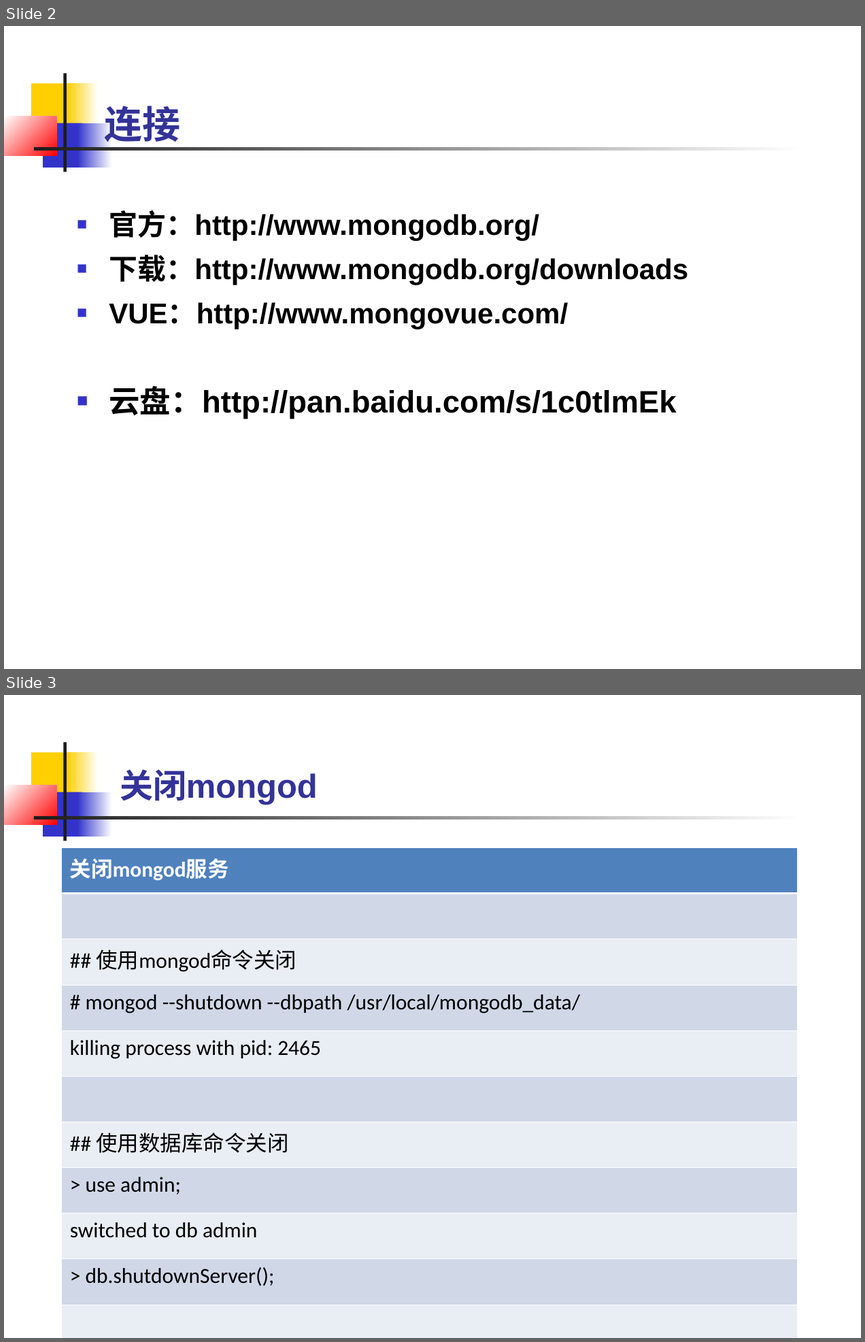
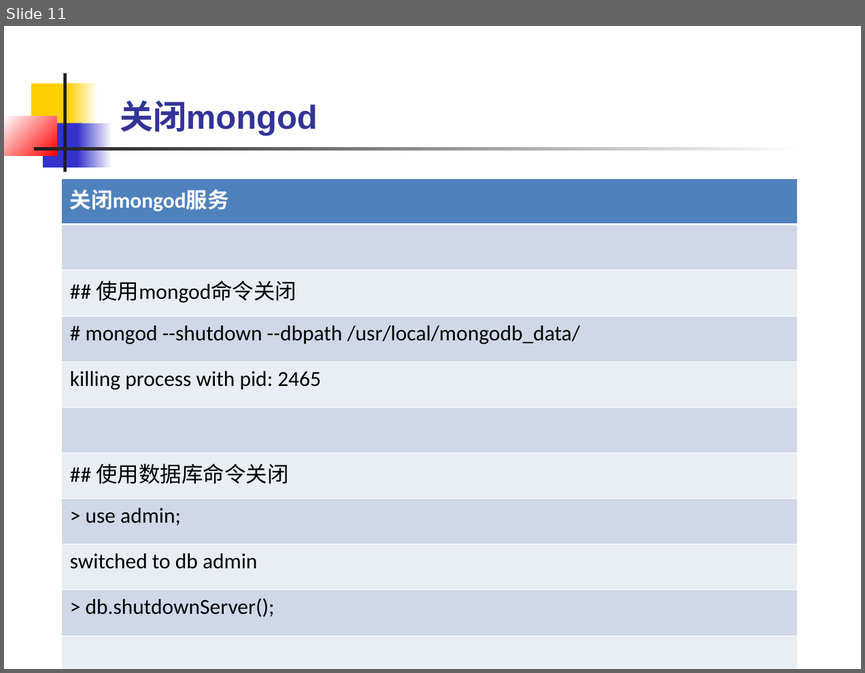
Before and after one commit to connLAN/zjuResource, a slide deck: 毕业论文/开题报告论证会-材料/开题论证会-付荣.ppt. Shown one above the other, each under a label of ours: slides 2 and 3 before the commit, slide 11 after it. The pictures are 865x1342 and 865x673 pixels, drawn with LibreOffice and Linux fonts; fonts in the diff are those of the drawing. Boxes give left, top, right and bottom in pixels: in the first picture for what was removed or moved away, otherwise in the second. Text is boxed around its words. In the diff, an @@ line names an element or a change of style, - is before the commit and + after.

```diff
--- a/毕业论文/开题报告论证会-材料/开题论证会-付荣.ppt
+++ b/毕业论文/开题报告论证会-材料/开题论证会-付荣.ppt
@@ slide 2 removed at bbox=[4, 26, 861, 669], background #FFFFFF; not listed: 7 template elements that a slide beside it also shows @@
@@ text removed at bbox=[104, 106, 180, 148] @@
-连接
@@ text removed at bbox=[109, 210, 688, 419] @@
-■ 官方：http://www.mongodb.org/
-■ 下载：http://www.mongodb.org/downloads
-■ VUE：http://www.mongovue.com/
-■ 云盘：http://pan.baidu.com/s/1c0tlmEk
@@ what was slide 3 is now slide 11 @@
```
Also in this commit, not shown: 1 slide changed, 9 slides added.
